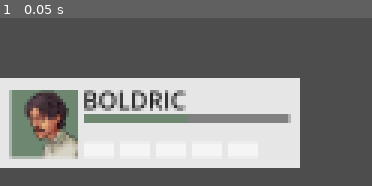
Above: before the commit, frame 1.
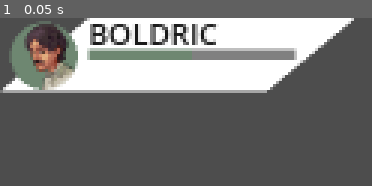
Above: after the commit, the same moment.

Repository: ZeFurtif/Kelbellum-Godot
Game: Godot game, scene res://Scenes/player/player_hud/player_hud.tscn
Two runs of this game, one before a commit and one after it. Both use one fixed random seed, a clock stepped at 60 frames per second and the inputs below. The project has no main scene, so this scene is started directly.
Inputs:
- Up to frame 1 (0.05 s): no input

The runs differ from the first frame. In frame 1, 69% of the frame differs, in the area x 0-96%, y 0-90%.
Error after the commit: Parse Error: Class "PlayerHUD" hides a global script class. (res://scenes/player/player_hud/PlayerHUD.gd:1)

Commit message:
[EVA] Updated HUDs

Diff:
--- /dev/null
+++ b/Scenes/player/player_hud/PlayerHUD.gd
@@ -0,0 +1,32 @@
+class_name PlayerHUD
+extends Control
+
+@export_file("*.tscn") var spell_hud_path : String = "res://scenes/player/player_hud/spell_hud.tscn"
+@export_file("*.tscn") var upgrade_hud_path : String = "res://scenes/player/player_hud/upgrades_hud.tscn"
+
+@onready var spells_container : HBoxContainer = $PlayerCard/SpellsContainer
+@onready var upgrades_container : HBoxContainer = $UpgradesContainer
+
+var spells : Dictionary = {}
+var upgrades : Dictionary = {}
+
+func _ready() -> void:
+	spawn_spells()
+	spawn_upgrades()
+	return
+
+func spawn_spells() -> void:
+	var spell_hud_scene : PackedScene = load(spell_hud_path)
+	for spell_hud_id in range(5):
+		var spell_hud : Node = spell_hud_scene.instantiate()
+		spells[spell_hud_id] = spell_hud
+		spells_container.call_deferred("add_child", spell_hud)
+	return
+
+func spawn_upgrades() -> void:
+	var upgrade_hud_scene : PackedScene = load(upgrade_hud_path)
+	for upgrade_hud_id in range(3):
+		var upgrade_hud : Node = upgrade_hud_scene.instantiate()
+		upgrades[upgrade_hud_id] = upgrade_hud
+		upgrades_container.call_deferred("add_child", upgrade_hud)
+	return
--- a/Scenes/player/player_hud/player_hud.tscn
+++ b/Scenes/player/player_hud/player_hud.tscn
@@ -1,35 +1,51 @@
-[gd_scene load_steps=6 format=3 uid="uid://btl50q3tcejym"]
+[gd_scene load_steps=10 format=3 uid="uid://btl50q3tcejym"]
 
+[ext_resource type="Script" path="res://scenes/player/player_hud/PlayerHUD.gd" id="1_a4ovw"]
 [ext_resource type="Texture2D" uid="uid://caqnwm4bl8d3w" path="res://assets/2D/sprites/Boldric.png" id="1_cd6xi"]
-[ext_resource type="PackedScene" uid="uid://cflc1x4op0g5u" path="res://scenes/player/player_hud/spell_hud.tscn" id="2_bkng2"]
+[ext_resource type="Shader" path="res://assets/shaders/rhombus_mask.gdshader" id="2_0t3hj"]
+[ext_resource type="Shader" path="res://assets/shaders/circle_mask.gdshader" id="2_5f6vl"]
+
+[sub_resource type="ShaderMaterial" id="ShaderMaterial_3afld"]
+shader = ExtResource("2_0t3hj")
+shader_parameter/offset = 0.25
 
 [sub_resource type="StyleBoxFlat" id="StyleBoxFlat_gkl4n"]
 bg_color = Color(0.901961, 0.901961, 0.901961, 1)
 
+[sub_resource type="ShaderMaterial" id="ShaderMaterial_3amxx"]
+shader = ExtResource("2_5f6vl")
+shader_parameter/clip = 0.5
+
 [sub_resource type="StyleBoxFlat" id="StyleBoxFlat_abfai"]
 bg_color = Color(0.501961, 0.501961, 0.501961, 1)
+corner_radius_top_left = 1
+corner_radius_top_right = 1
+corner_radius_bottom_right = 1
+corner_radius_bottom_left = 1
+corner_detail = 20
+anti_aliasing = false
 
 [sub_resource type="StyleBoxFlat" id="StyleBoxFlat_fmpd1"]
 bg_color = Color(0.431373, 0.529412, 0.443137, 1)
+corner_radius_top_left = 1
+corner_radius_bottom_left = 1
 corner_detail = 20
+anti_aliasing = false
 
 [node name="PlayerHUD" type="Control"]
 layout_mode = 3
-anchors_preset = 15
-anchor_right = 1.0
-anchor_bottom = 1.0
-offset_right = -1400.0
-offset_bottom = -800.0
-grow_horizontal = 2
-grow_vertical = 2
+anchors_preset = 0
+script = ExtResource("1_a4ovw")
 
 [node name="PlayerCard" type="Panel" parent="."]
+material = SubResource("ShaderMaterial_3afld")
 layout_mode = 1
 anchors_preset = 12
 anchor_top = 1.0
 anchor_right = 1.0
 anchor_bottom = 1.0
-offset_top = -60.0
+offset_right = 237.0
+offset_bottom = 49.0
 grow_horizontal = 2
 grow_vertical = 0
 theme_override_styles/panel = SubResource("StyleBoxFlat_gkl4n")
@@ -38,15 +54,17 @@
 layout_mode = 1
 anchors_preset = 10
 anchor_right = 1.0
-offset_left = 55.0
-offset_top = 3.0
-offset_right = -15.0
-offset_bottom = 26.0
+offset_left = 59.0
+offset_top = -4.0
+offset_right = -40.0
+offset_bottom = 24.0
 grow_horizontal = 2
 theme_override_colors/font_color = Color(0.101961, 0.101961, 0.101961, 1)
+theme_override_font_sizes/font_size = 20
 text = "BOLDRIC"
 
 [node name="Icon" type="TextureRect" parent="PlayerCard"]
+material = SubResource("ShaderMaterial_3amxx")
 layout_mode = 1
 anchors_preset = 4
 anchor_top = 0.5
@@ -61,10 +79,10 @@
 
 [node name="HealthBar" type="ProgressBar" parent="PlayerCard"]
 layout_mode = 0
-offset_left = 56.0
-offset_top = 24.0
-offset_right = 193.0
-offset_bottom = 30.0
+offset_left = 59.0
+offset_top = 21.0
+offset_right = 197.0
+offset_bottom = 28.0
 theme_override_styles/background = SubResource("StyleBoxFlat_abfai")
 theme_override_styles/fill = SubResource("StyleBoxFlat_fmpd1")
 value = 50.0
@@ -75,29 +93,16 @@
 anchors_preset = 15
 anchor_right = 1.0
 anchor_bottom = 1.0
-offset_left = 56.0
-offset_top = 33.0
-offset_right = -8.0
-offset_bottom = -8.0
+offset_left = 55.0
+offset_top = 29.0
+offset_right = -58.0
+offset_bottom = -5.0
 grow_horizontal = 2
 grow_vertical = 2
 
-[node name="SpellHUD" parent="PlayerCard/SpellsContainer" instance=ExtResource("2_bkng2")]
-layout_mode = 2
-
-[node name="SpellHUD2" parent="PlayerCard/SpellsContainer" instance=ExtResource("2_bkng2")]
-layout_mode = 2
-
-[node name="SpellHUD3" parent="PlayerCard/SpellsContainer" instance=ExtResource("2_bkng2")]
-layout_mode = 2
-
-[node name="SpellHUD4" parent="PlayerCard/SpellsContainer" instance=ExtResource("2_bkng2")]
-layout_mode = 2
-
-[node name="SpellHUD5" parent="PlayerCard/SpellsContainer" instance=ExtResource("2_bkng2")]
-layout_mode = 2
-
 [node name="UpgradesContainer" type="HBoxContainer" parent="."]
 layout_mode = 0
-offset_right = 200.0
-offset_bottom = 33.0
+offset_left = 1.0
+offset_top = -41.0
+offset_right = 201.0
+offset_bottom = -8.0
--- /dev/null
+++ b/Scenes/player/player_hud/upgrades_hud.tscn
@@ -0,0 +1,42 @@
+[gd_scene load_steps=3 format=3 uid="uid://cmny0jg5y66vj"]
+
+[ext_resource type="Texture2D" uid="uid://cddw4ddbshpua" path="res://assets/2D/ui/icons/icon_arrow.png" id="1_6qwqr"]
+
+[sub_resource type="StyleBoxFlat" id="StyleBoxFlat_folw0"]
+corner_radius_top_left = 5
+corner_radius_top_right = 5
+corner_radius_bottom_right = 5
+corner_radius_bottom_left = 5
+corner_detail = 20
+
+[node name="UpgradesHUD" type="Panel"]
+custom_minimum_size = Vector2(33, 33)
+theme_override_styles/panel = SubResource("StyleBoxFlat_folw0")
+
+[node name="Icon" type="TextureRect" parent="."]
+layout_mode = 1
+anchors_preset = 15
+anchor_right = 1.0
+anchor_bottom = 1.0
+offset_left = 2.0
+offset_top = 2.0
+offset_right = -2.0
+offset_bottom = -2.0
+grow_horizontal = 2
+grow_vertical = 2
+
+[node name="Arrow" type="TextureRect" parent="Icon"]
+layout_mode = 1
+anchors_preset = 15
+anchor_right = 1.0
+anchor_bottom = 1.0
+offset_left = -25.0
+offset_top = -25.0
+offset_right = 46.0
+offset_bottom = 46.0
+grow_horizontal = 2
+grow_vertical = 2
+rotation = -1.5708
+scale = Vector2(0.18, 0.2)
+pivot_offset = Vector2(50, 50)
+texture = ExtResource("1_6qwqr")
--- /dev/null
+++ b/assets/shaders/circle_mask.gdshader
@@ -0,0 +1,13 @@
+shader_type canvas_item;
+
+uniform float clip : hint_range(0.0, 0.5, 0.01) = 1.0;
+
+void fragment() {
+	vec2 cUV = vec2(UV.x - 0.5, UV.y -0.5);
+	float hypothenuse = sqrt((cUV.x*cUV.x) + (cUV.y*cUV.y));
+	float alpha = 1.0;
+	if (hypothenuse > clip) {
+		alpha = 0.0;
+	}
+	COLOR = vec4(texture(TEXTURE,UV).rgb, alpha);
+}
--- /dev/null
+++ b/assets/shaders/rhombus_mask.gdshader
@@ -0,0 +1,13 @@
+shader_type canvas_item;
+
+uniform float offset : hint_range(0.0, 1.0, 0.01) = 0.5;
+
+void fragment() {
+	float cutoff_left = offset * abs(1.0-UV.y);
+	float cutoff_right = 1.0-(UV.y*offset);
+	float alpha = 1.0;
+	if (UV.x < cutoff_left || UV.x > cutoff_right) {
+		alpha = 0.0;
+	}
+	COLOR = vec4(texture(TEXTURE,UV).rgb, alpha);
+}
Binary file added: assets/2D/ui/icons/icon_arrow.png
Not shown, added: assets/2D/ui/icons/icon_arrow.png.import
